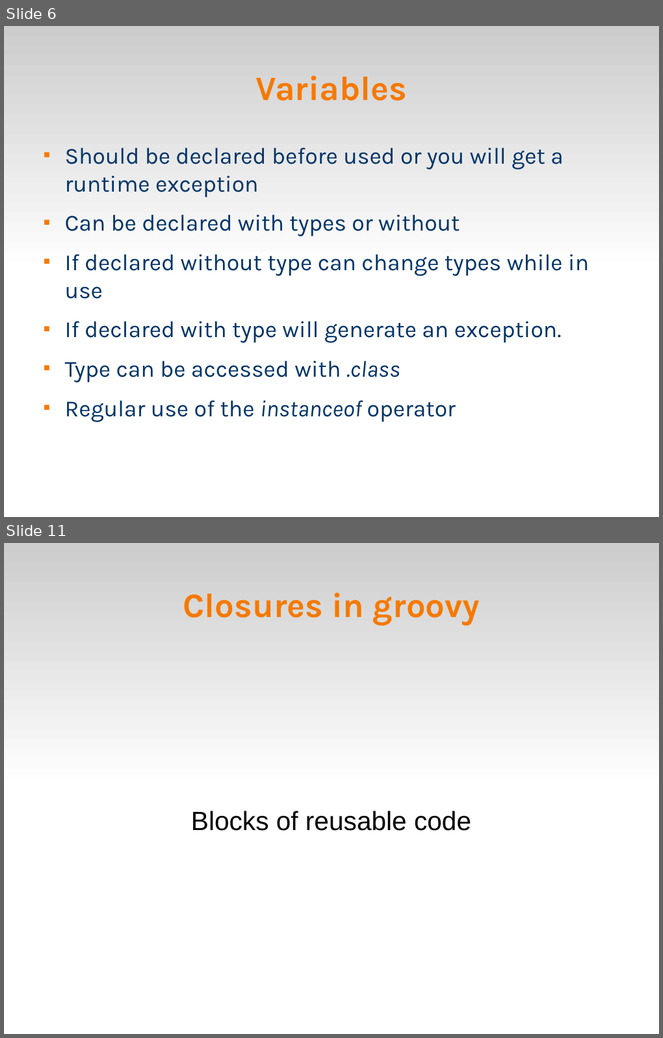
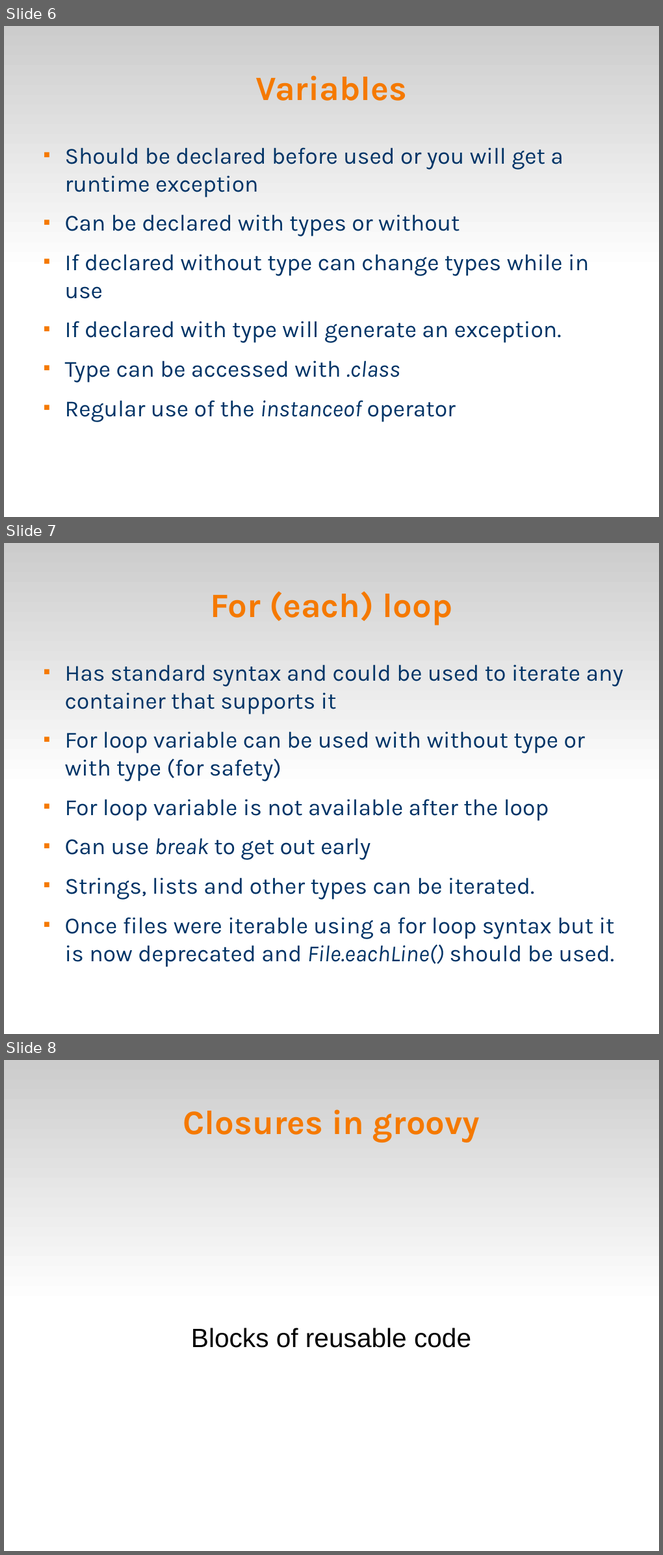
Before and after one commit to veltzer/demos, a slide deck: groovy/groovy.odp. Shown one above the other, each under a label of ours: slides 6 and 11 before the commit, slides 6, 7 and 8 after it; the slides between them are not shown. The pictures are 663x1038 and 663x1555 pixels, drawn with LibreOffice and Linux fonts; fonts in the diff are those of the drawing. Boxes give left, top, right and bottom in pixels: in the first picture for what was removed or moved away, otherwise in the second. Text is boxed around its words. In the diff, an @@ line names an element or a change of style, - is before the commit and + after.

```diff
--- a/groovy/groovy.odp
+++ b/groovy/groovy.odp
@@ slide 7 added at bbox=[4, 543, 659, 1034], background #FFFFFF; not listed: 1 template element that a slide beside it also shows @@
@@ title added at bbox=[210, 591, 453, 626], 41.4 pt, text #F57900, bold @@
+For (each) loop
@@ text added at bbox=[65, 665, 624, 967], 28 pt, text #003366 @@
+■ Has standard syntax and could be used to iterate any container that supports it
+■ For loop variable can be used with without type or with type (for safety)
+■ For loop variable is not available after the loop
+■ Can use break to get out early
+■ Strings, lists and other types can be iterated.
+■ Once files were iterable using a for loop syntax but it is now deprecated and File.eachLine() should be used.
@@ what was slide 11 is now slide 8 @@
```
Also in this commit, not shown: 2 slides changed, 2 other files.
